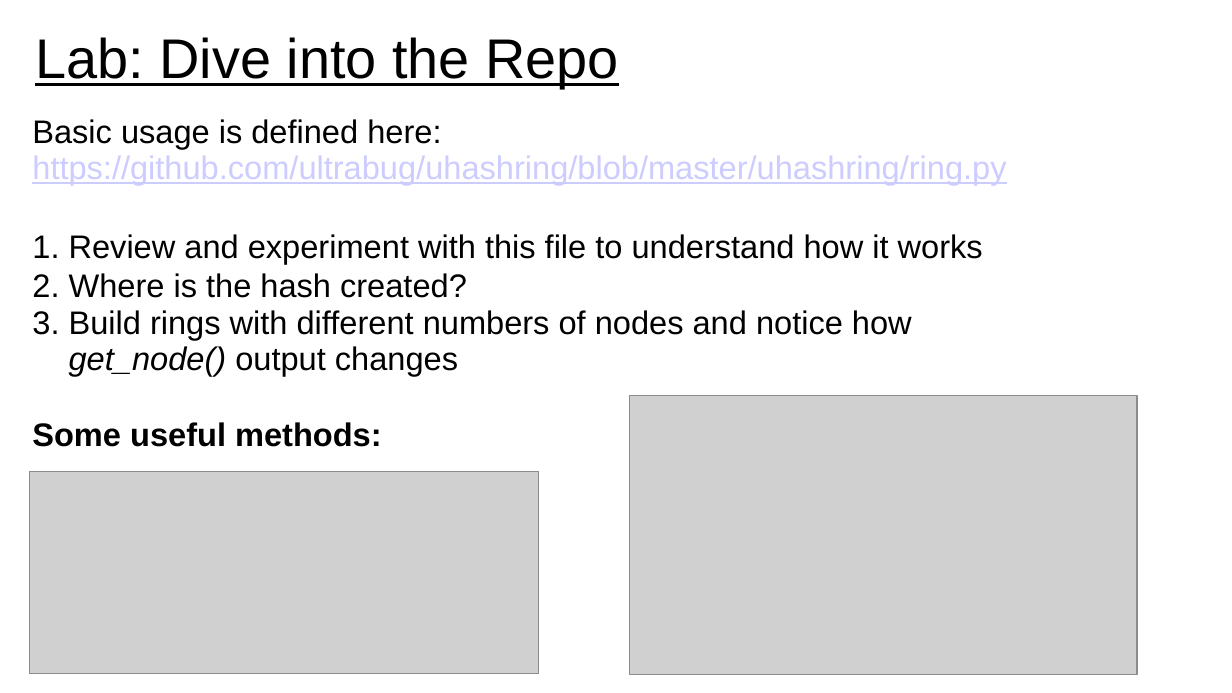
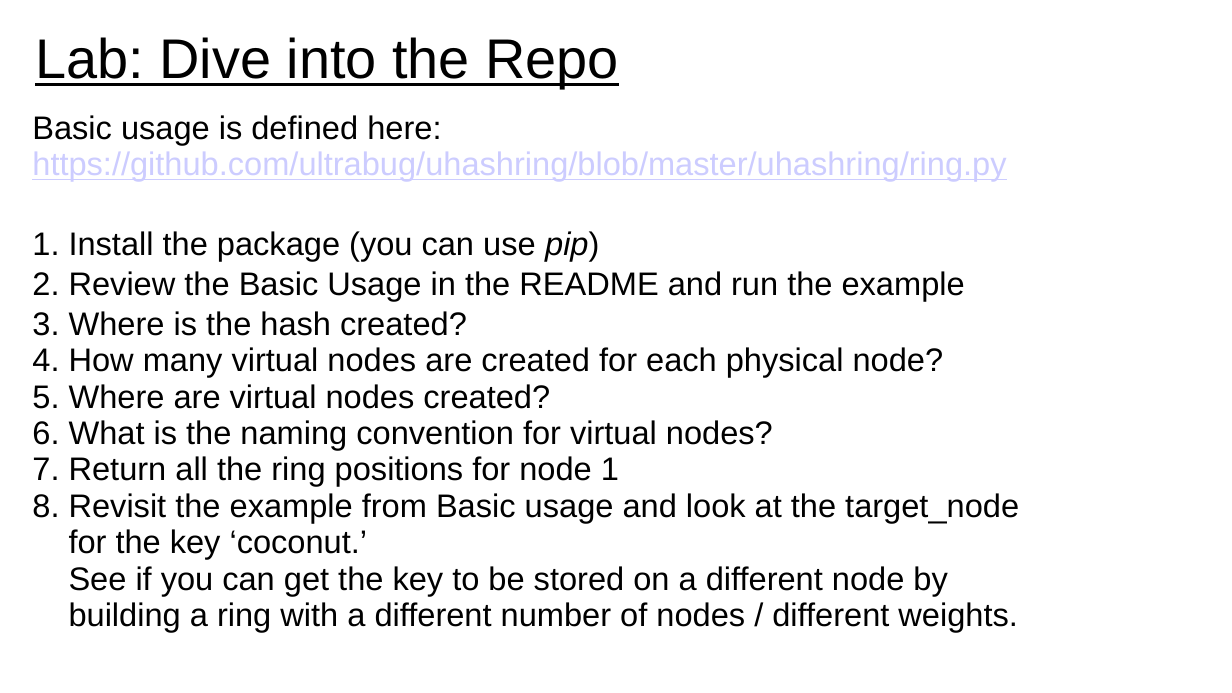
Before and after one commit to UVADS/distributed_computing, a slide deck: slide 23 of 01_big_data_and_distributed_systems/content_bigdata_systems_foundations/consistent_hashing.ppt. Drawn at 1232x693 pixels with LibreOffice and Linux fonts; fonts in the diff are those of the drawing; grey boxes stand for pictures. Boxes give left, top, right and bottom in pixels: in the first picture for what was removed or moved away, otherwise in the second. Text is boxed around its words. In the diff, an @@ line names an element or a change of style, - is before the commit and + after.

Commit message:
added to consistent hashing exercise

```diff
--- a/01_big_data_and_distributed_systems/content_bigdata_systems_foundations/consistent_hashing.ppt
+++ b/01_big_data_and_distributed_systems/content_bigdata_systems_foundations/consistent_hashing.ppt
@@ text removed at box(32, 119, 1006, 447) @@
-Basic usage is defined here:
-https://github.com/ultrabug/uhashring/blob/master/uhashring/ring.py
-1. Review and experiment with this file to understand how it works
-2. Where is the hash created?
-3. Build rings with different numbers of nodes and notice how
-get_node() output changes
-Some useful methods:
@@ text added at box(32, 231, 1019, 632), 21 pt, text #000000 @@
+Basic usage is defined here:
+https://github.com/ultrabug/uhashring/blob/master/uhashring/ring.py
+1. Install the package (you can use pip)
+2. Review the Basic Usage in the README and run the example
+3. Where is the hash created?
+4. How many virtual nodes are created for each physical node?
+5. Where are virtual nodes created?
+6. What is the naming convention for virtual nodes?
+7. Return all the ring positions for node 1
+8. Revisit the example from Basic usage and look at the target_node
+for the key ‘coconut.’
+See if you can get the key to be stored on a different node by
+building a ring with a different number of nodes / different weights.
@@ picture removed at box(629, 396, 1137, 675) @@
@@ picture removed at box(29, 472, 539, 674) @@
```
